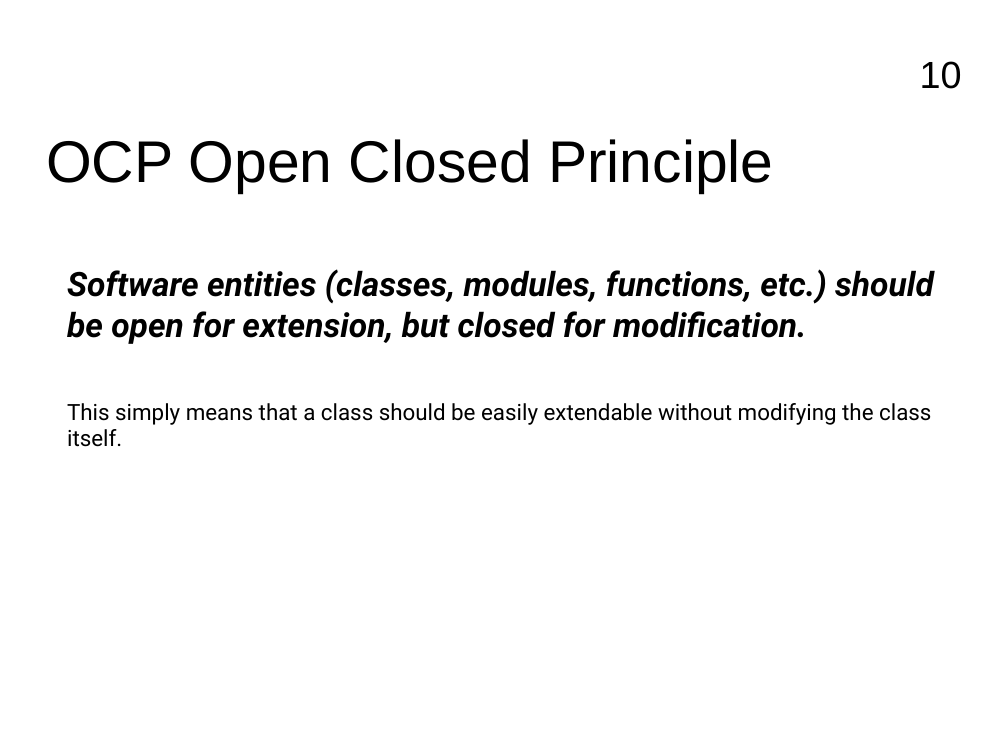
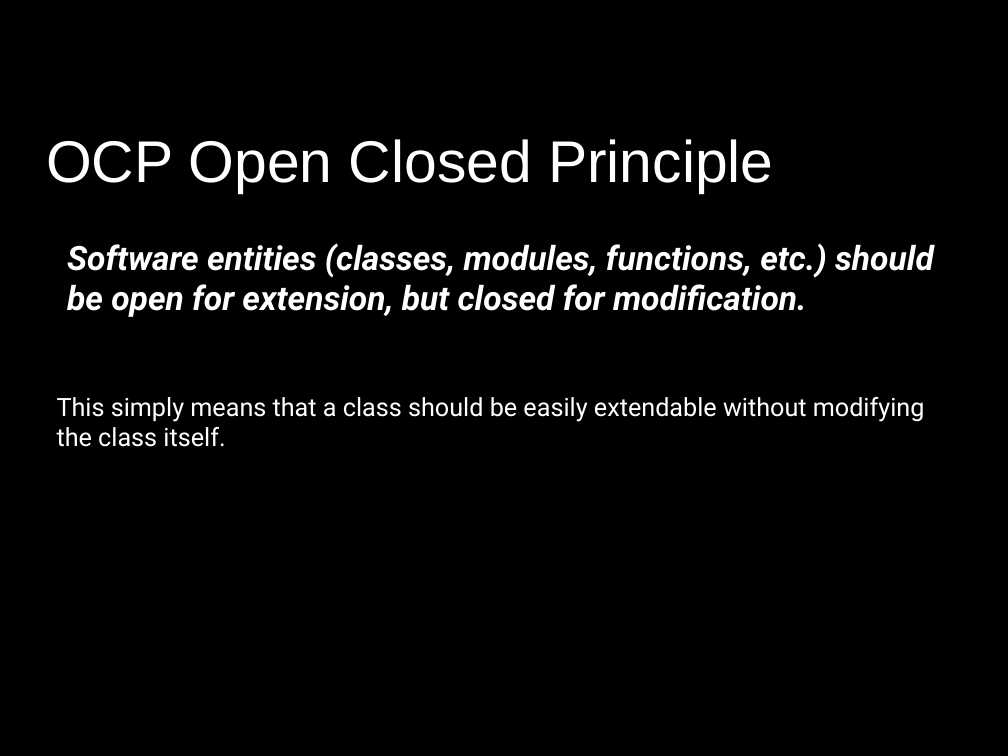
Before and after one commit to FrancoMelandri/SOLID, a slide deck: slide 10 of docs/solid.pptx. Drawn at 1008x756 pixels with LibreOffice and Linux fonts; fonts in the diff are those of the drawing. Boxes give left, top, right and bottom in pixels: in the first picture for what was removed or moved away, otherwise in the second. Text is boxed around its words. In the diff, an @@ line names an element or a change of style, - is before the commit and + after.

```diff
--- a/docs/solid.pptx
+++ b/docs/solid.pptx
@@ background #FFFFFF to #000000 @@
@@ page number removed at bbox=[920, 61, 962, 89] @@
-10
@@ text "OCP Open Closed Principle" at bbox=[46, 139, 773, 193]: text colour #000000 to #FFFFFF @@
@@ text "Software entities (classes, modules, functions, ..." at bbox=[67, 243, 934, 317]: text colour #000000 to #FFFFFF @@
@@ text added at bbox=[57, 397, 925, 447], 18 pt, text #FFFFFF @@
+This simply means that a class should be easily extendable without modifying the class itself.
@@ text at bbox=[67, 403, 931, 447]: paragraph removed @@
-This simply means that a class should be easily extendable without modifying the class itself.
```
Also in this commit, not shown: 52 other slides changed.
